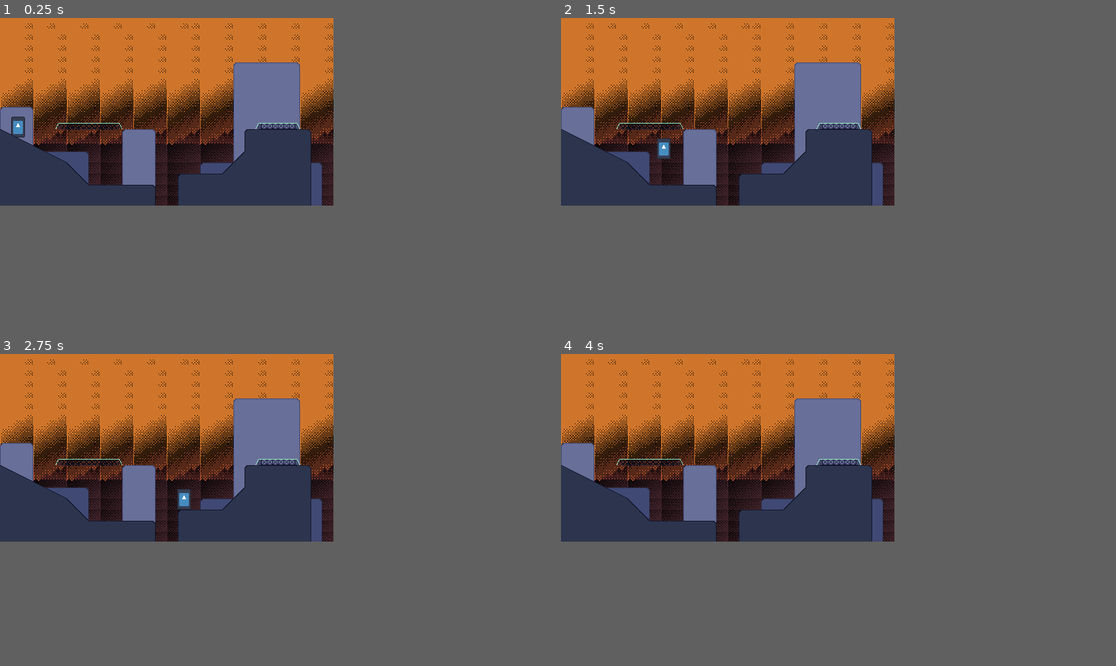
Above: before the commit, frames 1-4 (two rows, left to right).
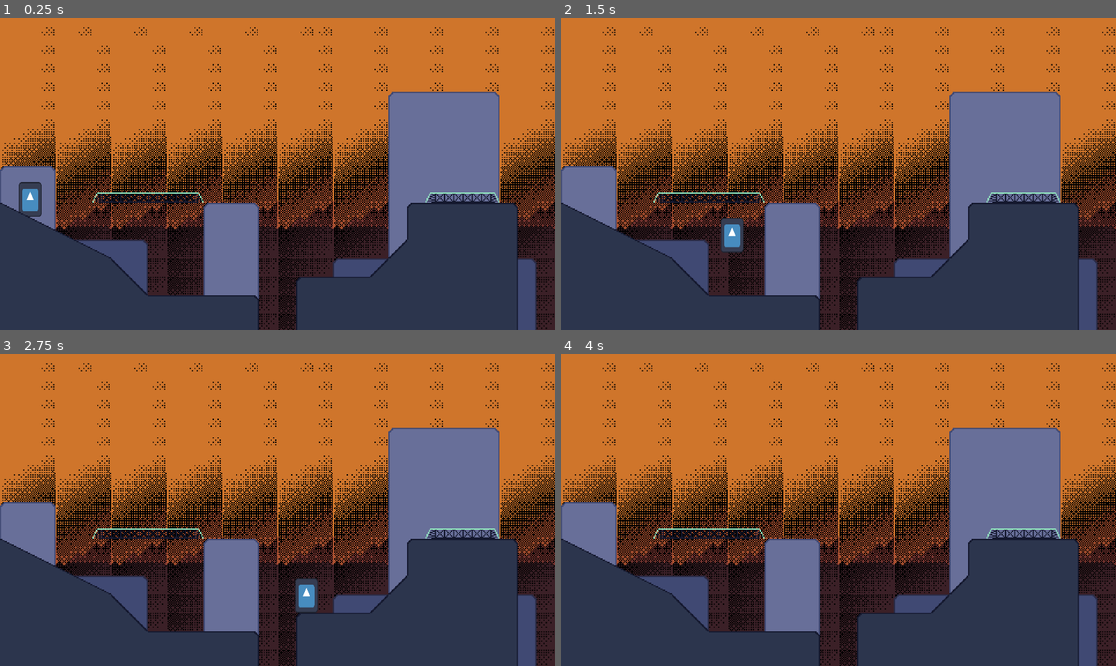
Above: after the commit, the same moments.

Repository: JordanEmme/196-gamejam
Game: Godot game, scene res://levels/City.tscn
Two runs of this game, one before a commit and one after it. Both use one fixed random seed, a clock stepped at 60 frames per second and the inputs below. The engine's default icon, where the game draws it, is replaced by a stand-in: a white triangle on a blue panel in a dark square.
Inputs:
- Up to frame 1 (0.25 s): no input
- Up to frame 2 (1.5 s): tap Enter at 0.5 s; hold D (right) from 0.53 s (still down); tap Space (jump) at 0.77 s
- Up to frame 3 (2.75 s): tap Space (jump) at 1.52 s; release D (right) at 2.03 s; hold A (left) from 2.03 s (still down)
- Up to frame 4 (4 s): release A (left) at 2.78 s; hold D (right) from 2.78 s (still down); tap Space (jump) at 3.02, 3.77 s
In our replay, the window is 480x270 before the commit and 799x449 after it. These sizes can differ from the game's own. Grey fills any space a smaller window leaves; there, only what the larger window draws over its background counts as a difference.

The runs differ from the first frame. In frame 1, 63% of the frame differs, in the area x 0-100%, y 0-100%; in frame 2, 63%; in frame 3, 63%; in frame 4, 63%.

Commit message:
fix window resolution

Diff:
--- a/game/project.godot
+++ b/game/project.godot
@@ -19,6 +19,10 @@
 
 window/size/viewport_width=480
 window/size/viewport_height=270
+window/size/window_width_override=1920
+window/size/window_height_override=1080
+window/stretch/scale=4.0
+window/stretch/scale_mode="integer"
 
 [input]
 
